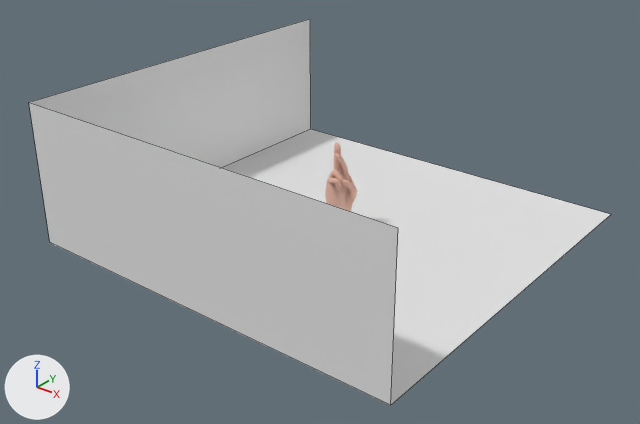
The OBJ model Hand Models Blender/alphabet/R.obj as it was, and as the next commit left it.
Before and after are seen from a 50 mm lens placed at (22.5, -29.2, 17.7), pointed at (0.1, -1.2, 0.3). Lighting does not change. The marker at lower left points along +X, +Y and +Z. Mesh edges are drawn as thin lines on the coarser meshes. Where no turn or scale is listed for an object, it has been applied to the vertices.

Script lines for the objects in view, before the commit:
```python
me_plane_004 = bpy.data.meshes.new('Plane.004')
me_plane_004.from_pydata(...)  # 13290 vertices, 13244 faces, 2 loose edges; spans x -0.2..1.06, y -0.83..0.73, z -1.77..3.35
me_plane_004.materials.append(mat_material_002)  # beige #e7b7a4
me_plane_plane_006 = bpy.data.meshes.new('Plane_Plane.006')
me_plane_plane_006.from_pydata([(9.5, -9.2, -0.9), (9.5, 9.3, -0.9), (-9.0, 9.3, -0.9), (-9.0, -9.2, -0.9), (-9.0, -9.2, 5.7), (-9.0, 9.3, 5.7), (9.5, -9.2, 5.7)], [], [(0, 1, 2, 3), (2, 5, 4, 3), (3, 4, 6, 0)])
me_plane_plane_006.materials.append(mat_material_001)  # white #e7e7e7
ob_plane_004 = bpy.data.objects.new('Plane.004', me_plane_004)
ob_plane_004.location = (0.0, 0.0, 0.0)
ob_plane_plane_006 = bpy.data.objects.new('Plane_Plane.006', me_plane_plane_006)
ob_plane_plane_006.location = (0.0, 0.0, 0.0)
```
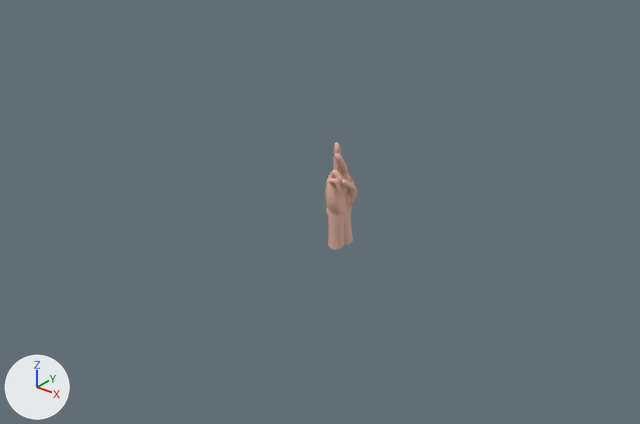
The change in detail:
Object 'Plane_Plane.006' (ob_plane_plane_006) is deleted.

Location of each change, (x1, y1, x2, y2) in pixels of the pictures (640 x 424 px):
'Plane_Plane.006', deleted: before (29, 19, 611, 405)
